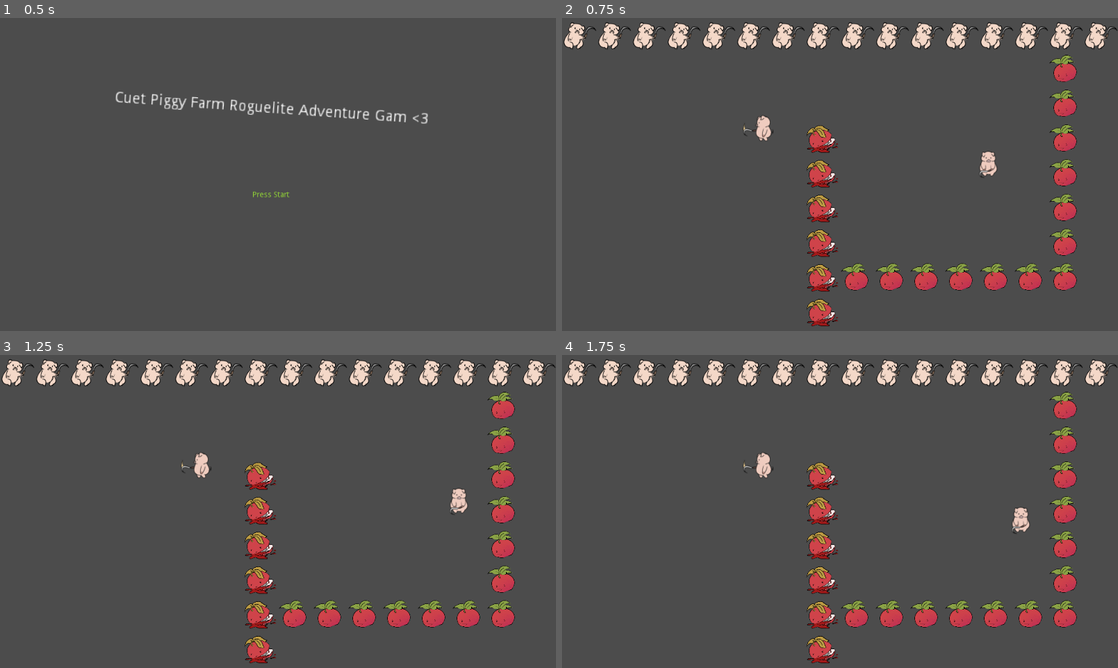
Above: before the commit, frames 1-4 (two rows, left to right).
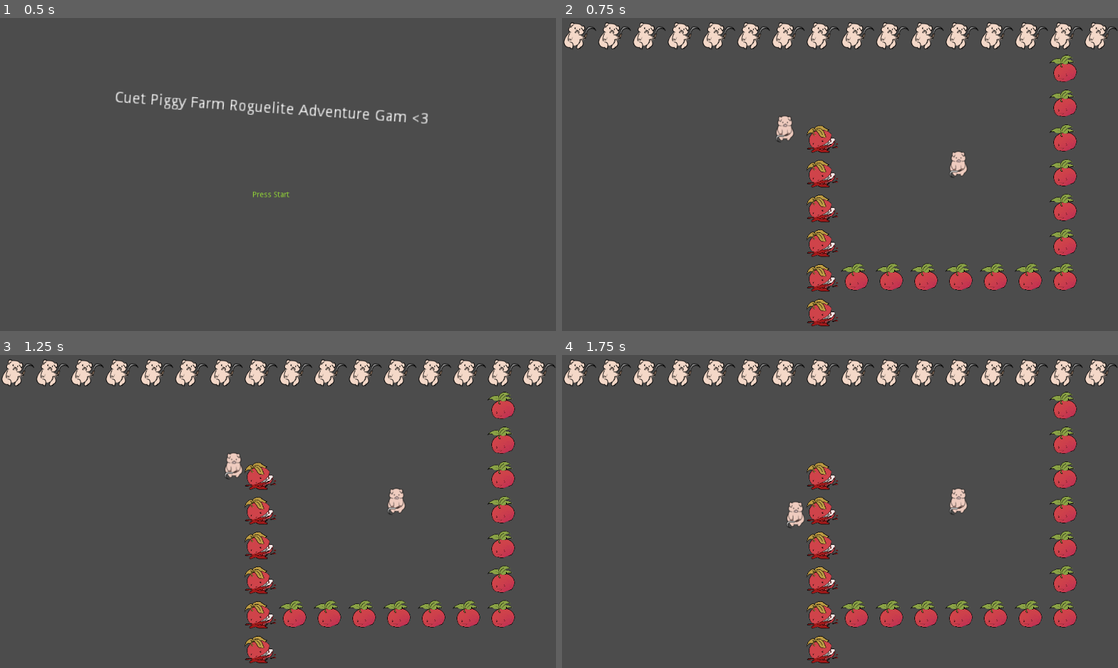
Above: after the commit, the same moments.

Repository: Cheezmeister/ldjam47
Game: Godot game, scene res://Start Screen.tscn
Two runs of this game, one before a commit and one after it. Both use one fixed random seed, a clock stepped at 60 frames per second and the inputs below. Sound files missing from this copy of the repository are replaced by a short silence.
Inputs:
- Up to frame 1 (0.5 s): no input
- Up to frame 2 (0.75 s): tap Enter (ui_accept) at 0.5 s; hold Right (ui_right, bound only before the commit) from 0.53 s (still down); hold Enter (ui_accept) from 0.53 s (still down)
- Up to frame 3 (1.25 s): keep holding Right (ui_right, bound only before the commit); keep holding Enter (ui_accept)
- Up to frame 4 (1.75 s): release Right (ui_right, bound only before the commit) at 1.28 s; release Enter (ui_accept) at 1.28 s; hold Down (ui_down, bound only before the commit) from 1.28 s (still down); tap Enter (ui_accept) at 1.35, 1.52 s

Frame 1 is identical in both runs. In frame 2, 0.7% of the frame differs, in the area x 32-79%, y 31-52%; in frame 3, 0.7%, in the area x 32-85%, y 31-52%; in frame 4, 0.7%.

Commit message:
Animation changes

Diff:
--- a/DAS SCENE.tscn
+++ b/DAS SCENE.tscn
@@ -10,6 +10,7 @@
 [ext_resource path="res://Hitbox.gd" type="Script" id=8]
 [ext_resource path="res://assets/Intro_Main.ogg" type="AudioStream" id=9]
 [ext_resource path="res://assets/SFX/Combat/Sickle Swings/Sickle_1.wav" type="AudioStream" id=10]
+[ext_resource path="res://Player_Test.gd" type="Script" id=11]
 
 [sub_resource type="RectangleShape2D" id=1]
 
@@ -311,22 +312,23 @@
 [node name="Start Game" type="AudioStreamPlayer" parent="."]
 stream = ExtResource( 5 )
 
-[node name="Player_Test" type="KinematicBody2D" parent="."]
-
-[node name="AnimatedSprite" type="AnimatedSprite" parent="Player_Test"]
+[node name="Player_Piggy" type="KinematicBody2D" parent="."]
+script = ExtResource( 11 )
+
+[node name="AnimatedSprite" type="AnimatedSprite" parent="Player_Piggy"]
+visible = false
 frames = SubResource( 7 )
 
-[node name="Sprite" type="Sprite" parent="Player_Test"]
+[node name="Sprite" type="Sprite" parent="Player_Piggy"]
 texture = ExtResource( 2 )
 vframes = 9
 hframes = 4
-frame = 25
-
-[node name="CollisionPolygon2D" type="CollisionPolygon2D" parent="Player_Test"]
+
+[node name="CollisionPolygon2D" type="CollisionPolygon2D" parent="Player_Piggy"]
 position = Vector2( 0.793701, 1.98425 )
 polygon = PoolVector2Array( -15.6568, 11.7997, -13.2757, 17.7524, -8.11661, 22.5146, 6.96371, 22.9115, 13.1149, 16.7603, 15.6944, 12.7918, 13.1149, 9.02171, 9.34482, 6.83904, 0.217255, 3.46581, -8.91031, 6.64061 )
 
-[node name="AnimationPlayer" type="AnimationPlayer" parent="Player_Test"]
+[node name="AnimationPlayer" type="AnimationPlayer" parent="Player_Piggy"]
 anims/Attack_Down = SubResource( 8 )
 anims/Attack_Left = SubResource( 9 )
 anims/Attack_Right = SubResource( 10 )
--- /dev/null
+++ b/Player_Test.gd
@@ -0,0 +1,35 @@
+extends KinematicBody2D
+
+export (int) var speed = 200
+
+var velocity = Vector2()
+
+func get_input():
+	velocity = Vector2()
+	if Input.is_action_pressed('right'):
+		velocity.x += 1
+	if Input.is_action_pressed('left'):
+		velocity.x -= 1
+	if Input.is_action_pressed('down'):
+		velocity.y += 1
+	if Input.is_action_pressed('up'):
+		velocity.y -= 1
+	velocity = velocity.normalized() * speed
+
+func _physics_process(delta):
+	get_input()
+	handleanimation(delta)
+	velocity = move_and_slide(velocity)
+
+func handleanimation(delta):
+	print("blah")
+	if Input.is_action_pressed('left'):
+		$AnimationPlayer.play('Walk_Left')
+	if Input.is_action_pressed('right'):
+		$AnimationPlayer.play('Walk_Right')
+	if Input.is_action_pressed('up'):
+		$AnimationPlayer.play('Walk_Up')
+	if Input.is_action_pressed('down'):
+		$AnimationPlayer.play('Walk_Down')
+	else:
+		$AnimationPlayer.play('Idle')
--- a/project.godot
+++ b/project.godot
@@ -30,6 +30,50 @@
 , Object(InputEventJoypadButton,"resource_local_to_scene":false,"resource_name":"","device":0,"button_index":11,"pressure":0.0,"pressed":false,"script":null)
  ]
 }
+ui_left={
+"deadzone": 0.5,
+"events": [ Object(InputEventJoypadButton,"resource_local_to_scene":false,"resource_name":"","device":0,"button_index":14,"pressure":0.0,"pressed":false,"script":null)
+ ]
+}
+ui_right={
+"deadzone": 0.5,
+"events": [ Object(InputEventJoypadButton,"resource_local_to_scene":false,"resource_name":"","device":0,"button_index":15,"pressure":0.0,"pressed":false,"script":null)
+ ]
+}
+ui_up={
+"deadzone": 0.5,
+"events": [ Object(InputEventJoypadButton,"resource_local_to_scene":false,"resource_name":"","device":0,"button_index":12,"pressure":0.0,"pressed":false,"script":null)
+ ]
+}
+ui_down={
+"deadzone": 0.5,
+"events": [ Object(InputEventJoypadButton,"resource_local_to_scene":false,"resource_name":"","device":0,"button_index":13,"pressure":0.0,"pressed":false,"script":null)
+ ]
+}
+up={
+"deadzone": 0.5,
+"events": [ Object(InputEventKey,"resource_local_to_scene":false,"resource_name":"","device":0,"alt":false,"shift":false,"control":false,"meta":false,"command":false,"pressed":false,"scancode":16777232,"unicode":0,"echo":false,"script":null)
+, Object(InputEventJoypadButton,"resource_local_to_scene":false,"resource_name":"","device":0,"button_index":12,"pressure":0.0,"pressed":false,"script":null)
+ ]
+}
+down={
+"deadzone": 0.5,
+"events": [ Object(InputEventKey,"resource_local_to_scene":false,"resource_name":"","device":0,"alt":false,"shift":false,"control":false,"meta":false,"command":false,"pressed":false,"scancode":16777234,"unicode":0,"echo":false,"script":null)
+, Object(InputEventJoypadButton,"resource_local_to_scene":false,"resource_name":"","device":0,"button_index":13,"pressure":0.0,"pressed":false,"script":null)
+ ]
+}
+left={
+"deadzone": 0.5,
+"events": [ Object(InputEventKey,"resource_local_to_scene":false,"resource_name":"","device":0,"alt":false,"shift":false,"control":false,"meta":false,"command":false,"pressed":false,"scancode":16777231,"unicode":0,"echo":false,"script":null)
+, Object(InputEventJoypadButton,"resource_local_to_scene":false,"resource_name":"","device":0,"button_index":14,"pressure":0.0,"pressed":false,"script":null)
+ ]
+}
+right={
+"deadzone": 0.5,
+"events": [ Object(InputEventKey,"resource_local_to_scene":false,"resource_name":"","device":0,"alt":false,"shift":false,"control":false,"meta":false,"command":false,"pressed":false,"scancode":16777233,"unicode":0,"echo":false,"script":null)
+, Object(InputEventJoypadButton,"resource_local_to_scene":false,"resource_name":"","device":0,"button_index":15,"pressure":0.0,"pressed":false,"script":null)
+ ]
+}
 
 [rendering]
 
Not shown: 1 places in DAS SCENE.tscn that only renumber resources
